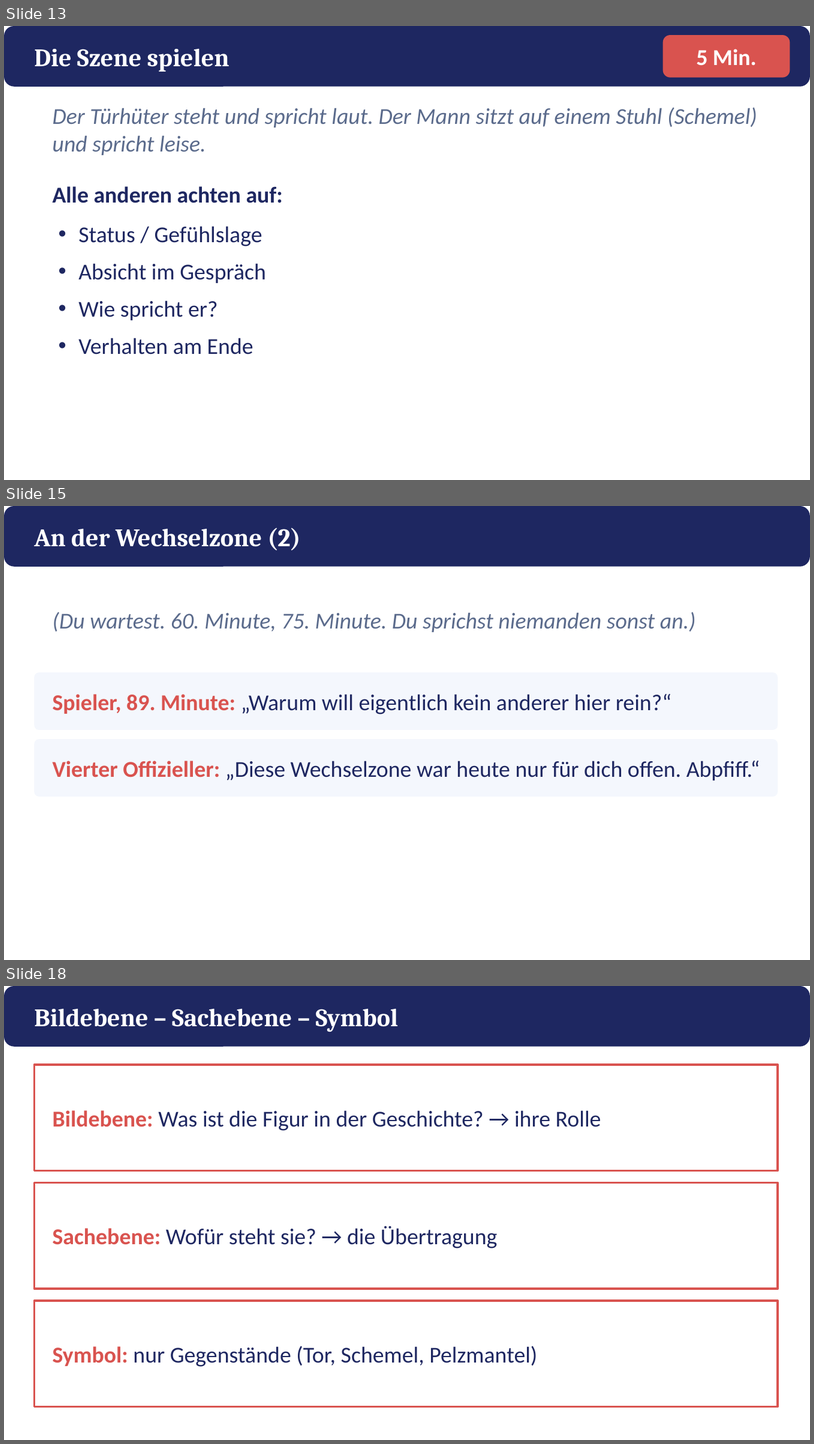
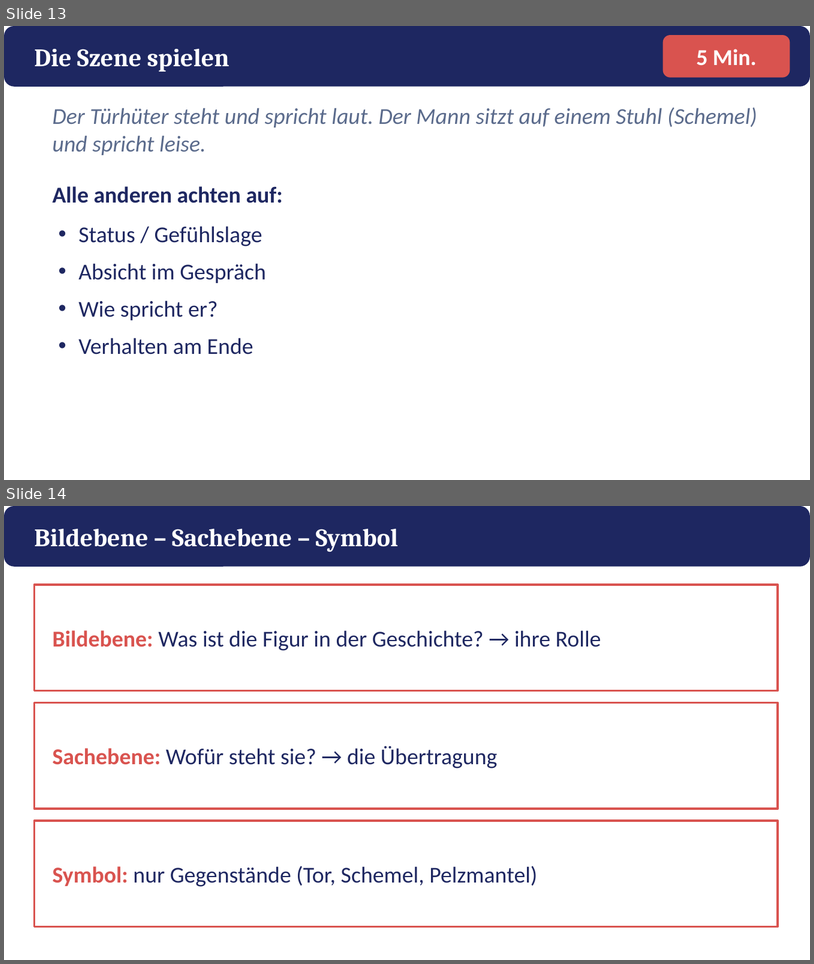
Before and after one commit to golzkonstantin-gif/Schule, a slide deck: Deutsch_11/Kafka_Vor_dem_Gesetz/Macht_Ohnmacht/Praesentation_Macht_Ohnmacht.pptx. Shown one above the other, each under a label of ours: slides 13, 15 and 18 before the commit, slides 13 and 14 after it; the slides between them are not shown. The pictures are 814x1444 and 814x964 pixels, drawn with LibreOffice and Linux fonts; fonts in the diff are those of the drawing. Boxes give left, top, right and bottom in pixels: in the first picture for what was removed or moved away, otherwise in the second. Text is boxed around its words. In the diff, an @@ line names an element or a change of style, - is before the commit and + after.

```diff
--- a/Deutsch_11/Kafka_Vor_dem_Gesetz/Macht_Ohnmacht/Praesentation_Macht_Ohnmacht.pptx
+++ b/Deutsch_11/Kafka_Vor_dem_Gesetz/Macht_Ohnmacht/Praesentation_Macht_Ohnmacht.pptx
@@ slide 15 removed at (x1=4, y1=506, x2=810, y2=960), background #FFFFFF @@
@@ rounded rectangle removed at (x1=4, y1=506, x2=810, y2=567) @@
@@ text removed at (x1=34, y1=528, x2=301, y2=550) @@
-An der Wechselzone (2)
@@ text removed at (x1=53, y1=612, x2=696, y2=632) @@
-(Du wartest. 60. Minute, 75. Minute. Du sprichst niemanden sonst an.)
@@ rounded rectangle removed at (x1=34, y1=672, x2=779, y2=730) @@
@@ text removed at (x1=53, y1=694, x2=672, y2=714) @@
-Spieler, 89. Minute: „Warum will eigentlich kein anderer hier rein?“
@@ rounded rectangle removed at (x1=34, y1=739, x2=779, y2=796) @@
@@ text removed at (x1=53, y1=760, x2=761, y2=780) @@
-Vierter Offizieller: „Diese Wechselzone war heute nur für dich offen. Abpfiff.“
@@ what was slide 18 is now slide 14 @@
```
Also in this commit, not shown: 3 other slides removed, 6 other files.
